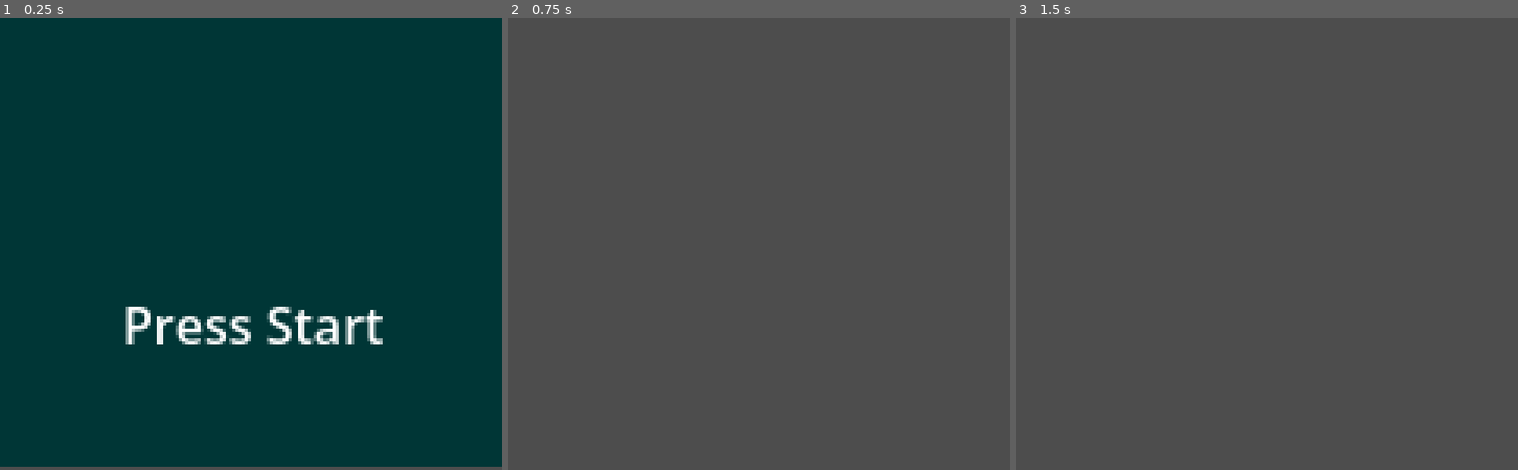
Above: before the commit, frames 1-3 (left to right).
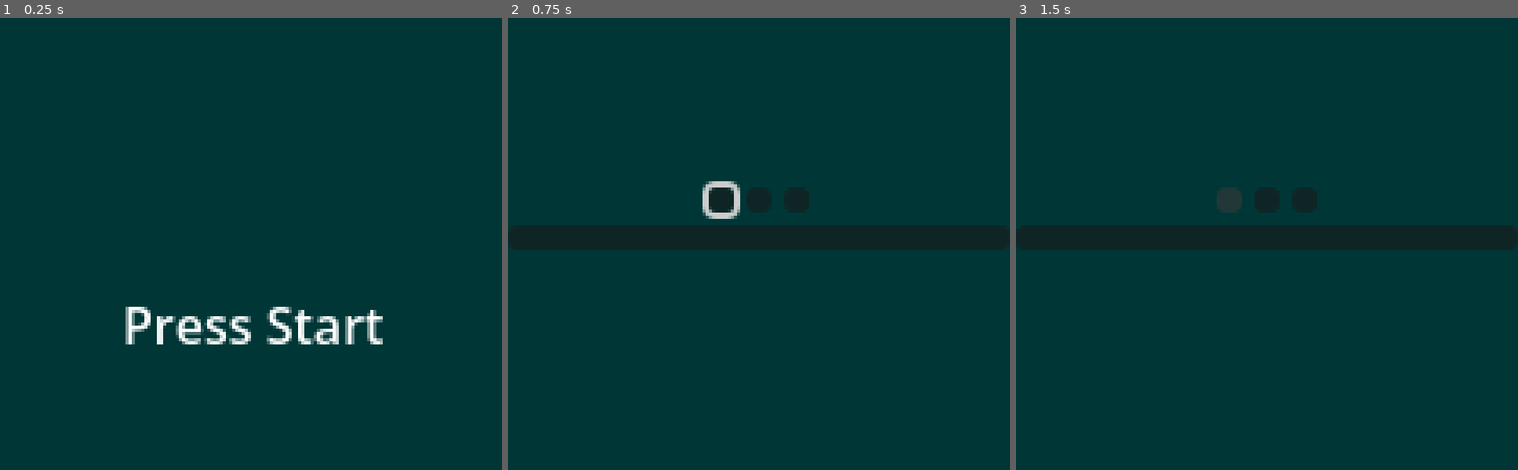
Above: after the commit, the same moments.

Repository: c-lobato/OLD_GOLD_GAMEJAM
Game: Godot game, scene res://Scenes/StartScreen.tscn
Two runs of this game, one before a commit and one after it. Both use one fixed random seed, a clock stepped at 60 frames per second and the inputs below.
Inputs (mouse positions are in pixels of both pictures, inside the frame that each line leads up to):
- Up to frame 1 (0.25 s): no input
- Up to frame 2 (0.75 s): tap Enter (Start) at 0.5 s; hold Enter (Start) from 0.53 s (still down)
- Up to frame 3 (1.5 s): release Enter (Start) at 1.25 s; click (1226, 198) at 1.27 s

The runs differ from the first frame. In frame 1, 0.7% of the frame differs, in the area x 0-100%, y 99-100%; in frame 2, 100%, in the area x 0-100%, y 0-100%; in frame 3, 100%.

Commit message:
/feat Controllable UI elements

Diff:
--- a/Scenes/SelectionMenu.tscn
+++ b/Scenes/SelectionMenu.tscn
@@ -1,3 +1,44 @@
 [gd_scene format=3 uid="uid://ccv6jrcvpjnwj"]
 
+[ext_resource type="Script" uid="uid://38lp3ar22tmg" path="res://Scripts/bucaneiro.gd" id="1_5vffu"]
+
 [node name="SelectionMenu" type="Node2D" unique_id=508334293]
+
+[node name="Control" type="Control" parent="." unique_id=364149844]
+layout_mode = 3
+anchors_preset = 0
+offset_right = 159.0
+offset_bottom = 131.0
+
+[node name="ColorRect" type="ColorRect" parent="Control" unique_id=640175151]
+show_behind_parent = true
+layout_mode = 0
+offset_right = 189.0
+offset_bottom = 153.0
+color = Color(1.8650665e-07, 0.2109775, 0.21187133, 1)
+
+[node name="VBoxContainer" type="VBoxContainer" parent="Control" unique_id=801435515]
+layout_mode = 0
+offset_top = 11.0
+offset_right = 160.0
+offset_bottom = 117.0
+alignment = 1
+
+[node name="HBoxContainer" type="HBoxContainer" parent="Control/VBoxContainer" unique_id=1118306902]
+layout_mode = 2
+size_flags_horizontal = 4
+alignment = 1
+
+[node name="Bucaneiro" type="Button" parent="Control/VBoxContainer/HBoxContainer" unique_id=1666220068]
+layout_mode = 2
+size_flags_horizontal = 0
+script = ExtResource("1_5vffu")
+
+[node name="Marujo" type="Button" parent="Control/VBoxContainer/HBoxContainer" unique_id=1225759406]
+layout_mode = 2
+
+[node name="Curandeiro" type="Button" parent="Control/VBoxContainer/HBoxContainer" unique_id=544822634]
+layout_mode = 2
+
+[node name="Credits" type="Button" parent="Control/VBoxContainer" unique_id=1082545770]
+layout_mode = 2
--- a/Scenes/StartScreen.tscn
+++ b/Scenes/StartScreen.tscn
@@ -7,14 +7,15 @@
 anchors_preset = 15
 anchor_right = 1.0
 anchor_bottom = 1.0
+offset_bottom = -1.0
 grow_horizontal = 2
 grow_vertical = 2
 script = ExtResource("1_ko4ly")
 
 [node name="ColorRect" type="ColorRect" parent="." unique_id=442091176]
 layout_mode = 0
-offset_right = 160.0
-offset_bottom = 143.0
+offset_right = 189.0
+offset_bottom = 153.0
 color = Color(1.8650665e-07, 0.2109775, 0.21187133, 1)
 
 [node name="VBoxContainer" type="VBoxContainer" parent="." unique_id=1465822564]
--- /dev/null
+++ b/Scripts/Global.gd
@@ -0,0 +1,11 @@
+extends Node
+
+
+# Called when the node enters the scene tree for the first time.
+func _ready() -> void:
+	pass # Replace with function body.
+
+
+# Called every frame. 'delta' is the elapsed time since the previous frame.
+func _process(delta: float) -> void:
+	pass
--- /dev/null
+++ b/Scripts/bucaneiro.gd
@@ -0,0 +1,4 @@
+extends Button
+
+func _ready() -> void:
+	grab_focus()
--- a/project.godot
+++ b/project.godot
@@ -15,6 +15,10 @@
 config/features=PackedStringArray("4.7", "Forward Plus")
 config/icon="res://Assets/icon.svg"
 
+[autoload]
+
+Global="*uid://qdielbm46fd1"
+
 [display]
 
 window/size/viewport_width=160
@@ -28,6 +32,14 @@
 
 [input]
 
+ui_accept={
+"deadzone": 0.5,
+"events": [Object(InputEventKey,"resource_local_to_scene":false,"resource_name":"","device":16,"window_id":0,"alt_pressed":false,"shift_pressed":false,"ctrl_pressed":false,"meta_pressed":false,"pressed":false,"keycode":4194309,"physical_keycode":0,"key_label":0,"unicode":0,"location":0,"echo":false,"script":null)
+, Object(InputEventKey,"resource_local_to_scene":false,"resource_name":"","device":16,"window_id":0,"alt_pressed":false,"shift_pressed":false,"ctrl_pressed":false,"meta_pressed":false,"pressed":false,"keycode":4194310,"physical_keycode":0,"key_label":0,"unicode":0,"location":0,"echo":false,"script":null)
+, Object(InputEventKey,"resource_local_to_scene":false,"resource_name":"","device":16,"window_id":0,"alt_pressed":false,"shift_pressed":false,"ctrl_pressed":false,"meta_pressed":false,"pressed":false,"keycode":32,"physical_keycode":0,"key_label":0,"unicode":32,"location":0,"echo":false,"script":null)
+, Object(InputEventJoypadButton,"resource_local_to_scene":false,"resource_name":"","device":-1,"button_index":0,"pressure":0.0,"pressed":true,"script":null)
+]
+}
 Start={
 "deadzone": 0.2,
 "events": [Object(InputEventKey,"resource_local_to_scene":false,"resource_name":"","device":-1,"window_id":0,"alt_press …(195 unchanged characters)…
Not shown, added: Scripts/Global.gd.uid
Not shown, added: Scripts/bucaneiro.gd.uid
